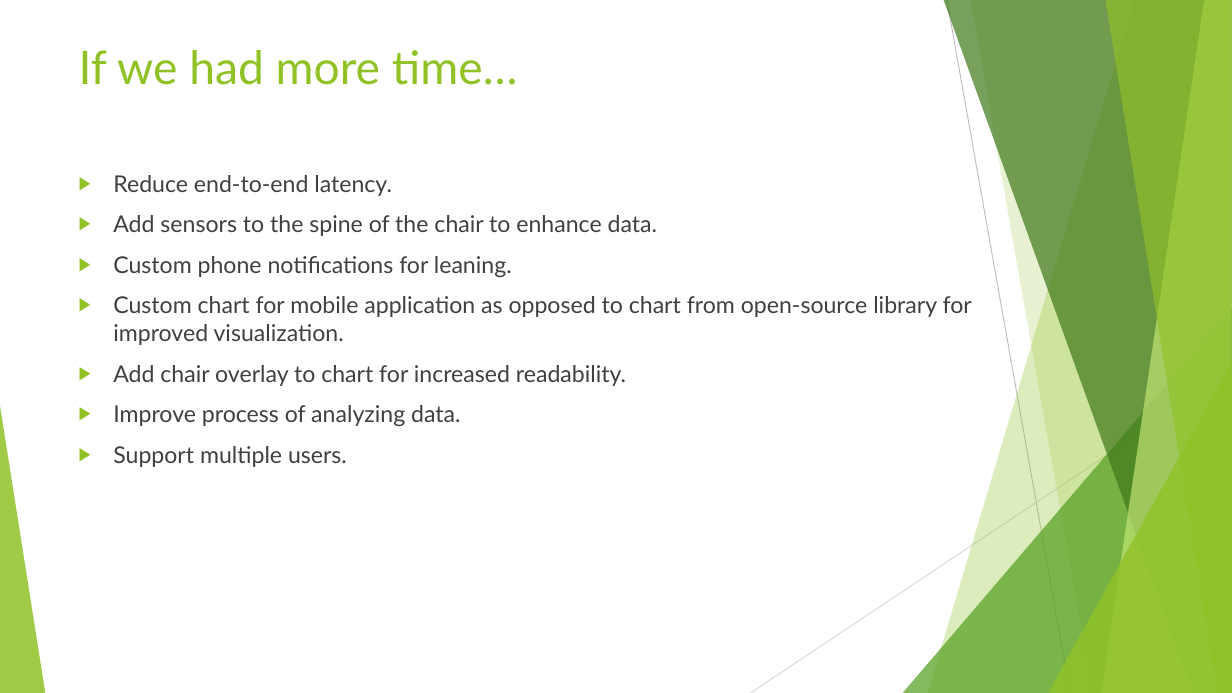
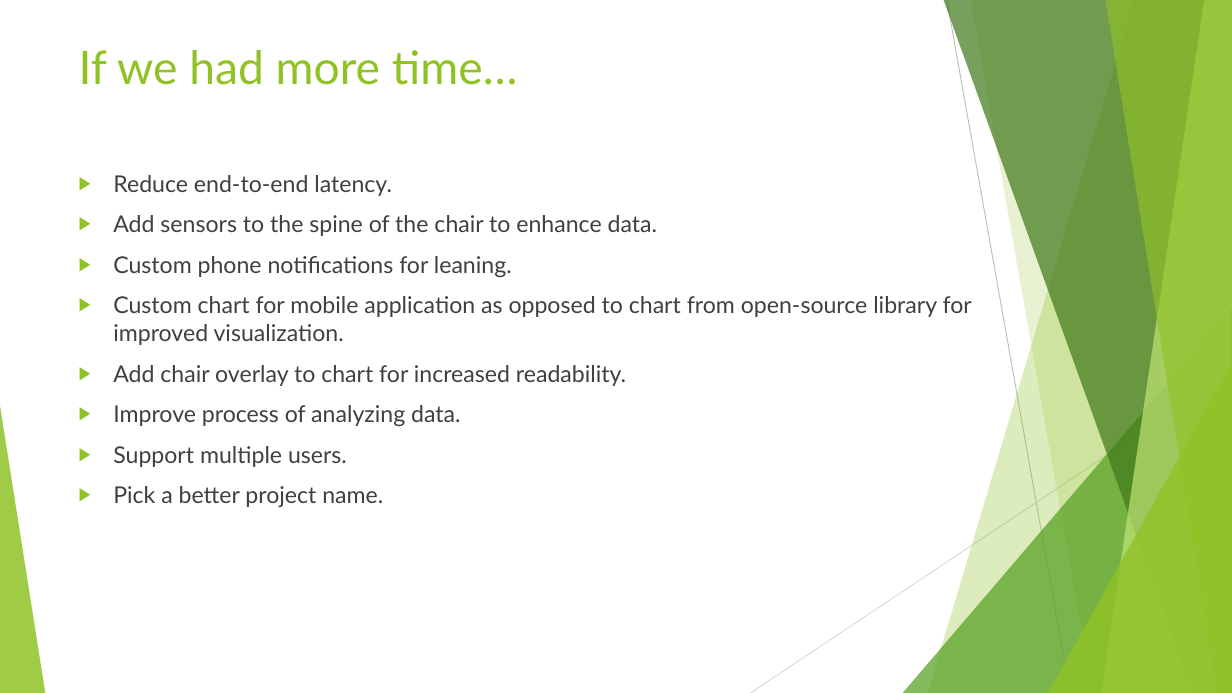
Before and after one commit to annavaykean/seniordesign_protoype, a slide deck: slide 34 of FinalPresentation.pptx. Drawn at 1232x693 pixels with LibreOffice and Linux fonts; fonts in the diff are those of the drawing. Boxes give left, top, right and bottom in pixels: in the first picture for what was removed or moved away, otherwise in the second. Text is boxed around its words. In the diff, an @@ line names an element or a change of style, - is before the commit and + after.

Commit message:
updating ppt

```diff
--- a/FinalPresentation.pptx
+++ b/FinalPresentation.pptx
@@ text at (x1=113, y1=486, x2=383, y2=507): paragraph added @@
+▶ Pick a better project name.
```
